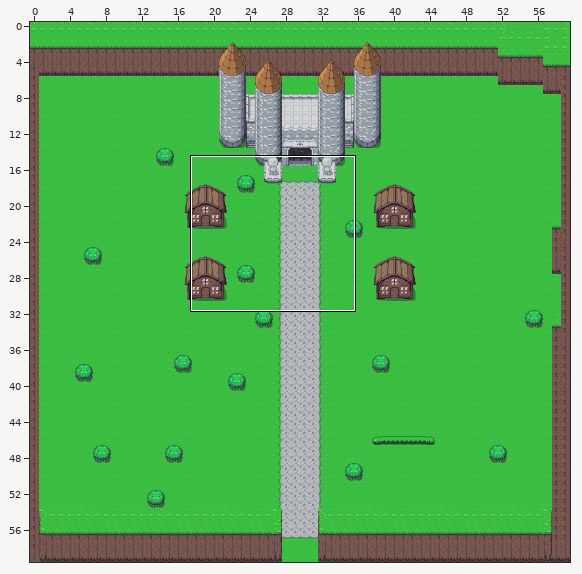
Tiled map -- maps/Town.tmx. The picture above shows the old version from afar; the outline marks the close-up.
Close-up. The starting point:
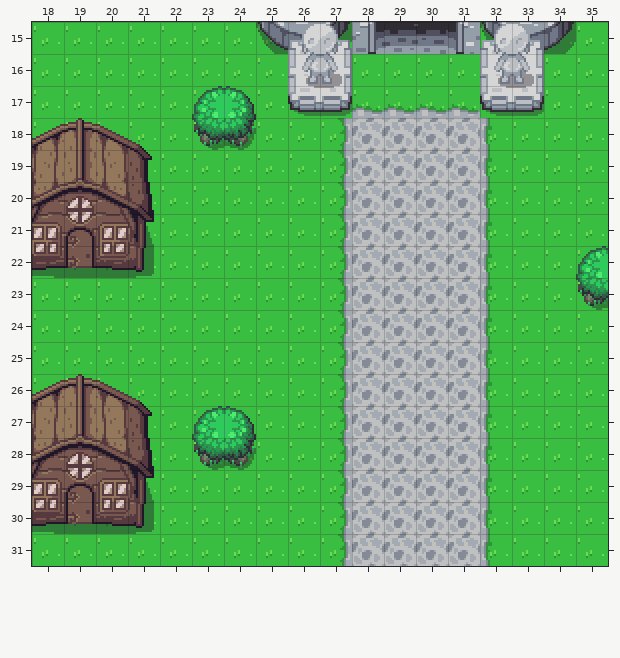
Cells are 16x16 px. Shown: x 18..35, y 15..31. The commit also changed other parts of the map, which this record leaves out.
After the commit:
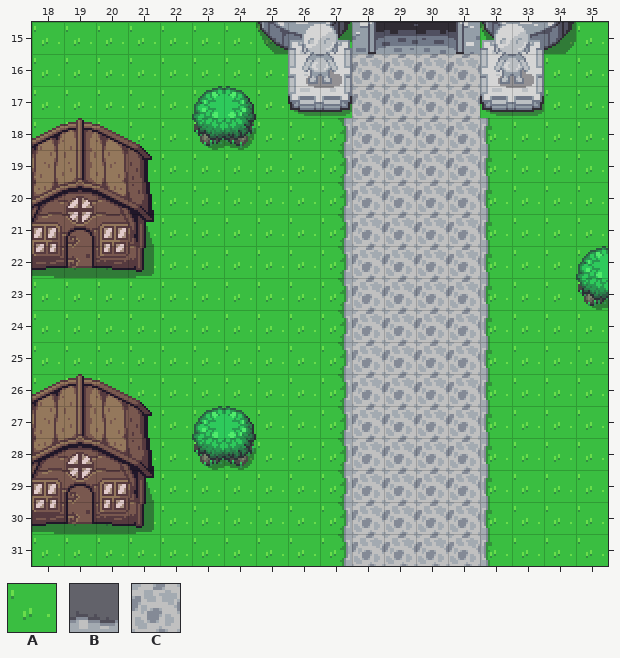
Key: from "overworld": A 405, B 456, C 496.
_ is an empty cell.
Tiles replaced or removed in this view: A, B.
Diff:
Changed rows in their new state; . is an unchanged cell.
Layer "Base":
first column x 28:
16 CCCC
17 CCCC
Layer "Objects":
first column x 28:
17 ____
Pixel boxes of the changes (left, top, right, bottom) in both close-ups:
changed: (352, 54, 480, 118)
